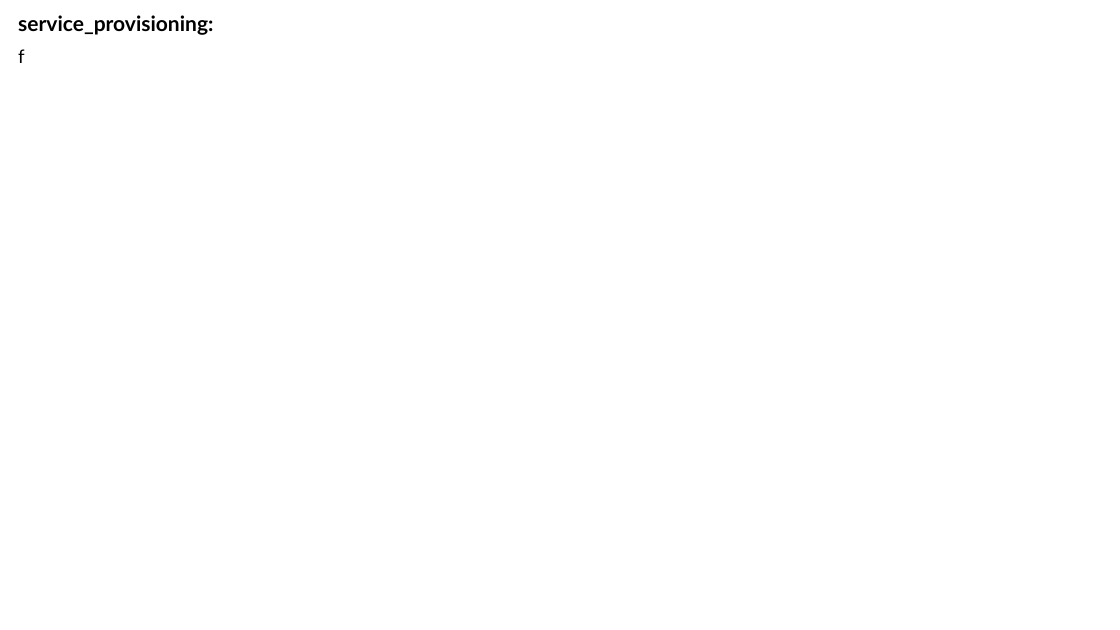
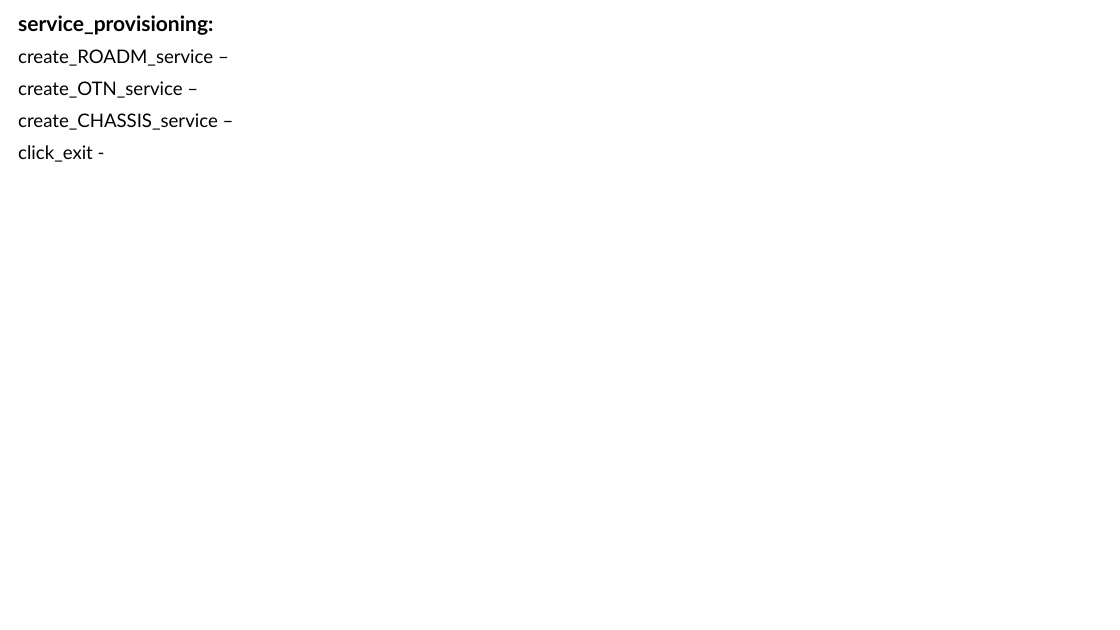
Before and after one commit to Yuval10Dahan/LightWatch_WEB, a slide deck: slide 7 of Docs/Progress_Check_Box.pptx (slide 6 before the commit). Drawn at 1120x630 pixels with LibreOffice and Linux fonts; fonts in the diff are those of the drawing. Boxes give left, top, right and bottom in pixels: in the first picture for what was removed or moved away, otherwise in the second. Text is boxed around its words. In the diff, an @@ line names an element or a change of style, - is before the commit and + after.

```diff
--- a/Docs/Progress_Check_Box.pptx
+++ b/Docs/Progress_Check_Box.pptx
@@ subtitle at <box>18,49,218,162</box>: text changed @@
-f
+create_ROADM_service –
+create_OTN_service –
+create_CHASSIS_service –
+click_exit -
```
Also in this commit, not shown: 7 other slides changed, 3 slides added, 14 other files.
